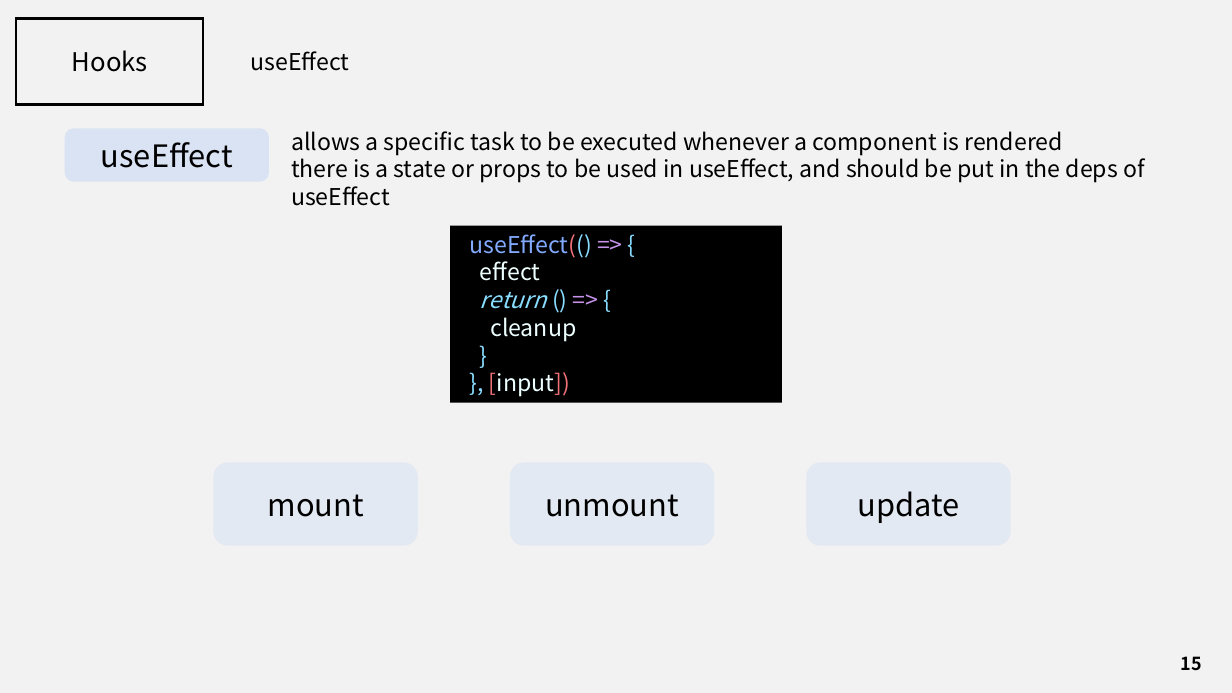
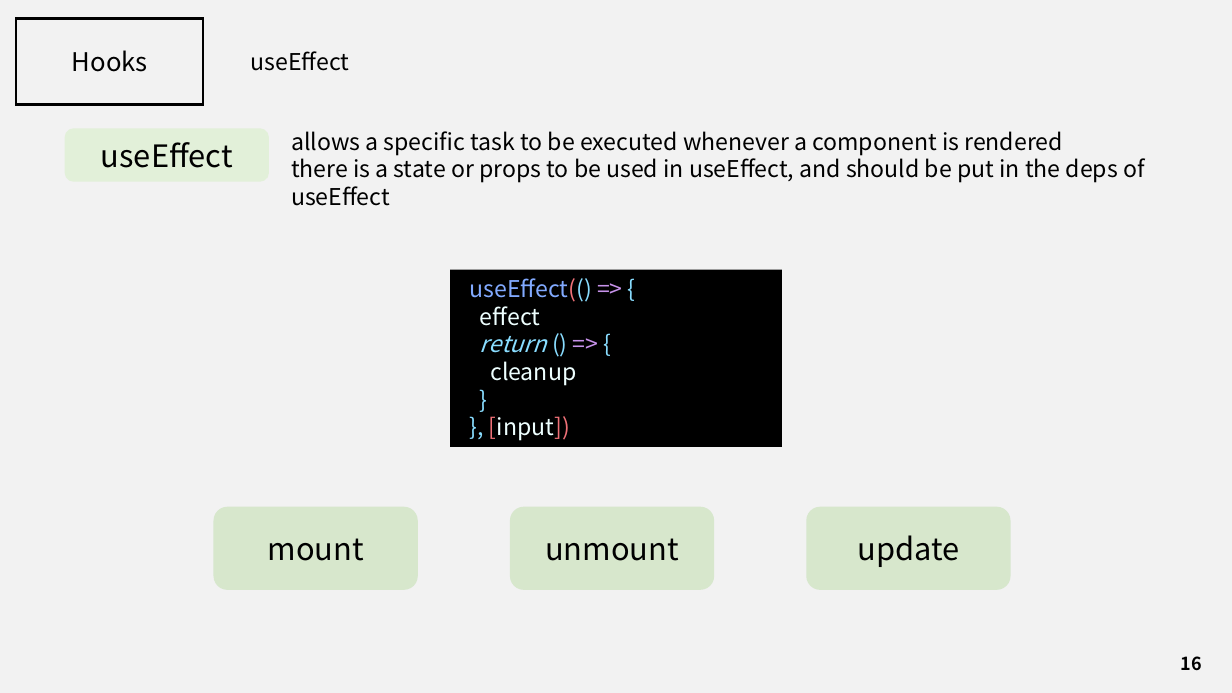
Before and after one commit to J3SUNG/Seminar, a slide deck: slide 16 of 210229_React_Hooks.pptx (slide 15 before the commit). Drawn at 1232x693 pixels with LibreOffice and Linux fonts; fonts in the diff are those of the drawing. Boxes give left, top, right and bottom in pixels: in the first picture for what was removed or moved away, otherwise in the second. Text is boxed around its words. In the diff, an @@ line names an element or a change of style, - is before the commit and + after.

```diff
--- a/210229_React_Hooks.pptx
+++ b/210229_React_Hooks.pptx
@@ rounded rectangle "useEffect" at (x1=65, y1=128, x2=269, y2=182): fill #DAE3F3 to #E2F0D9 @@
@@ 3 rounded rectangles, 1 rectangle moved together from (x1=213, y1=226, x2=1011, y2=545) to (x1=213, y1=270, x2=1011, y2=590) @@
@@ fill #DAE3F3 at 60% opacity to #C5E0B4 at 60% opacity in 3 elements at (x1=213, y1=506, x2=418, y2=590), (x1=510, y1=506, x2=714, y2=590), (x1=807, y1=506, x2=1011, y2=590) @@
@@ page number at (x1=1181, y1=656, x2=1202, y2=671): text changed @@
-15
+16
```
Also in this commit, not shown: 20 other slides changed, 1 slide added, 1 other file.
